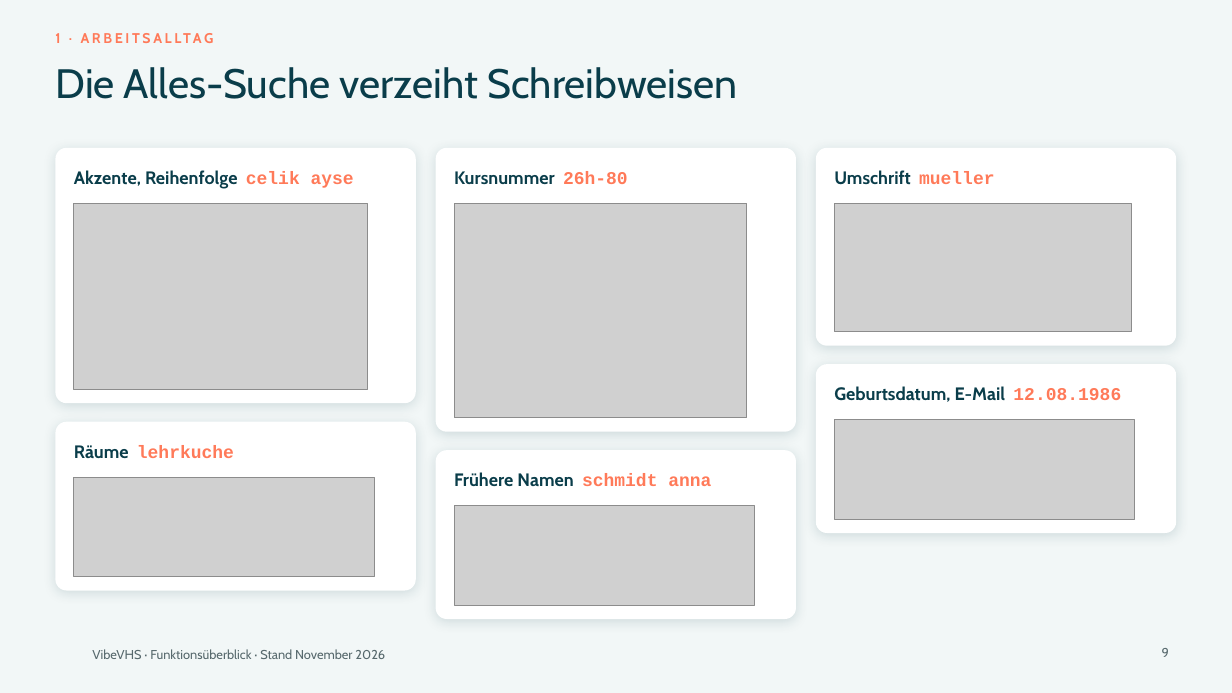
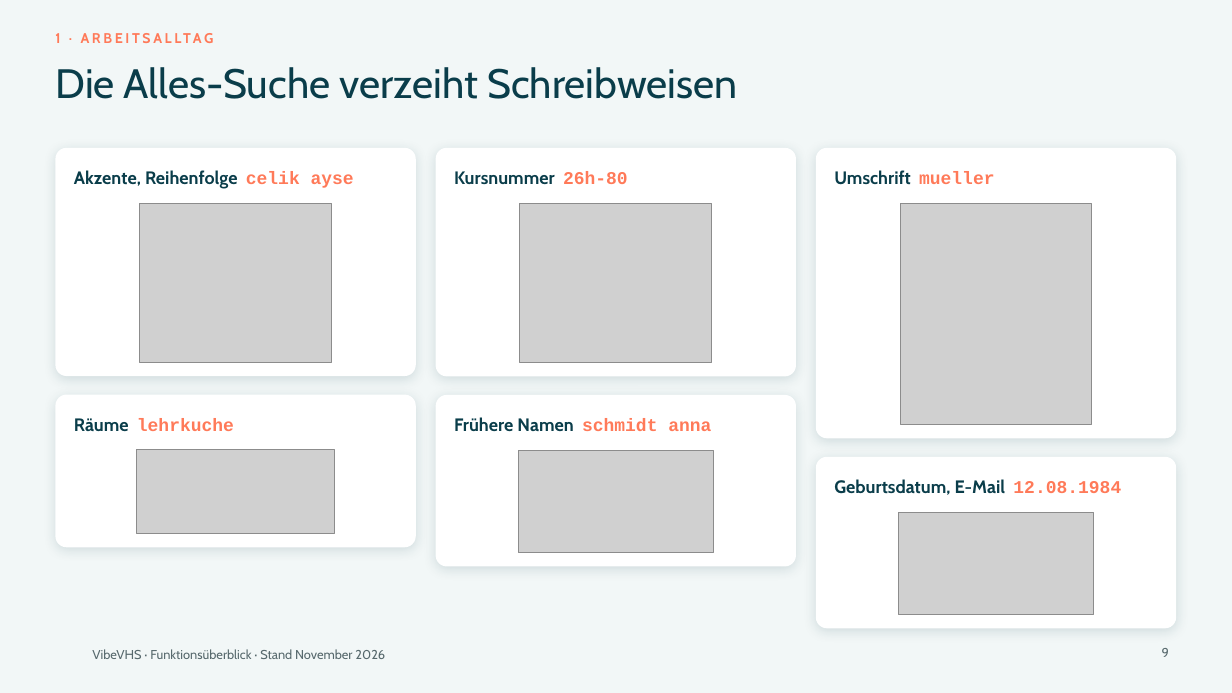
Before and after one commit to klaus-liebler/vibevhs, a slide deck: slide 9 of docs/praesentation/VibeVHS-Praesentation.pptx. Drawn at 1232x693 pixels with LibreOffice and Linux fonts; fonts in the diff are those of the drawing; grey boxes stand for pictures; background and template pictures are left out. Boxes give left, top, right and bottom in pixels: in the first picture for what was removed or moved away, otherwise in the second. Text is boxed around its words. In the diff, an @@ line names an element or a change of style, - is before the commit and + after.

```diff
--- a/docs/praesentation/VibeVHS-Praesentation.pptx
+++ b/docs/praesentation/VibeVHS-Praesentation.pptx
@@ rounded rectangle: place and size @@
-rounded rectangle at [55, 148, 416, 403]
+rounded rectangle at [55, 148, 416, 376]
@@ rounded rectangle: place and size @@
-rounded rectangle at [435, 148, 796, 432]
+rounded rectangle at [435, 148, 796, 376]
@@ rounded rectangle: place and size @@
-rounded rectangle at [816, 148, 1177, 346]
+rounded rectangle at [816, 148, 1177, 438]
@@ picture: place and size @@
-picture at [74, 203, 368, 389]
+picture at [140, 203, 332, 362]
@@ picture: place and size @@
-picture at [455, 203, 748, 418]
+picture at [520, 203, 713, 362]
@@ picture: place and size @@
-picture at [835, 203, 1132, 332]
+picture at [901, 203, 1092, 424]
@@ rounded rectangle: place and size @@
-rounded rectangle at [55, 421, 416, 591]
+rounded rectangle at [55, 395, 416, 547]
@@ text "Räume lehrkuche": place and size @@
-text "Räume lehrkuche" at [74, 445, 234, 458]
+text "Räume lehrkuche" at [74, 418, 234, 431]
@@ rounded rectangle: place and size @@
-rounded rectangle at [435, 450, 796, 619]
+rounded rectangle at [435, 395, 796, 567]
@@ text "Frühere Namen schmidt anna": place and size @@
-text "Frühere Namen schmidt anna" at [454, 472, 711, 486]
+text "Frühere Namen schmidt anna" at [454, 417, 711, 431]
@@ picture removed at [835, 420, 1135, 519] @@
@@ picture: place and size @@
-picture at [74, 477, 374, 577]
+picture at [137, 450, 335, 533]
@@ picture: place and size @@
-picture at [455, 506, 755, 605]
+picture at [518, 450, 714, 553]
@@ proportions changed in 6 elements at [55, 148, 416, 376], [55, 395, 416, 547], [435, 148, 796, 376], [435, 395, 796, 567], [816, 148, 1177, 438], [816, 457, 1177, 628] @@
@@ rounded rectangle: place and size @@
-rounded rectangle at [816, 364, 1177, 533]
+rounded rectangle at [816, 457, 1177, 628]
@@ text at [834, 479, 1121, 495]: text changed @@
-Geburtsdatum, E-Mail 12.08.1986
+Geburtsdatum, E-Mail 12.08.1984
@@ picture added at [898, 512, 1093, 615] @@
```
Also in this commit, not shown: 15 other slides changed, 32 other files.
